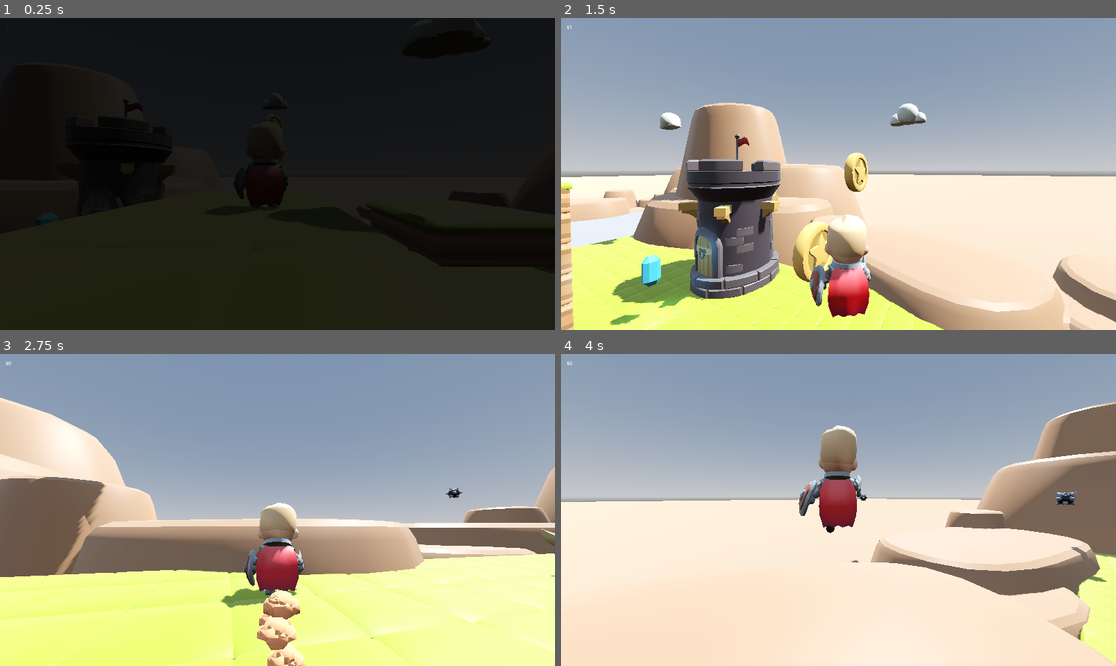
Above: before the commit, frames 1-4 (two rows, left to right).
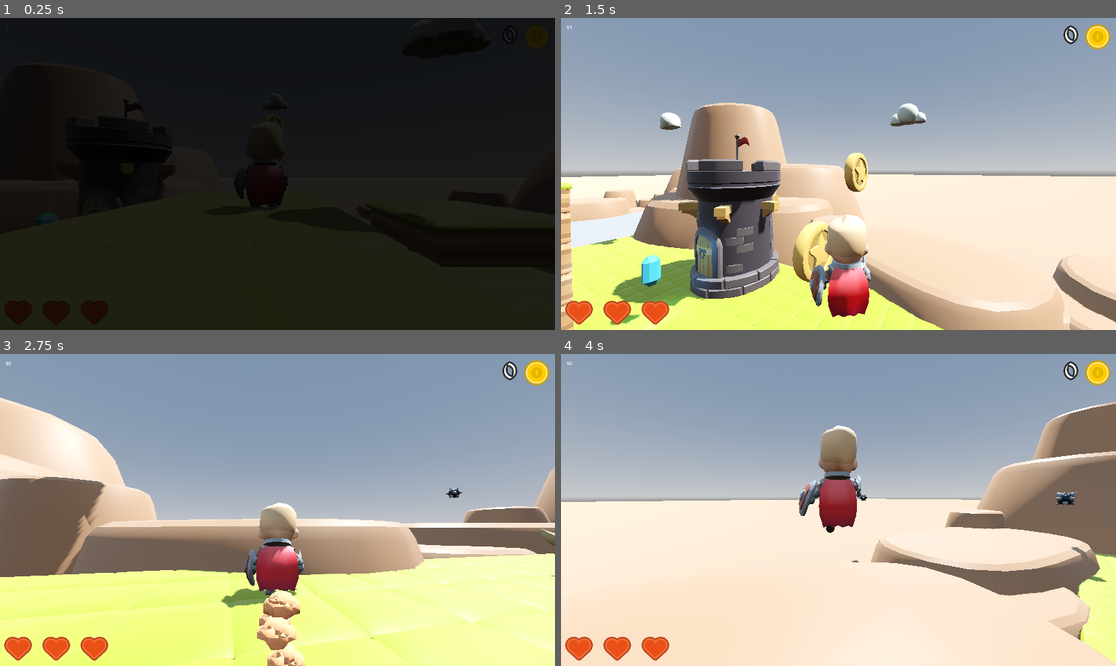
Above: after the commit, the same moments.

Repository: dsaltares/game-off-2023
Game: Godot game, scene res://scenes/main.tscn
The game is run twice, just before and just after one commit, with the same random seed, the same clock (stepped at 60 frames per second) and the same inputs.
Inputs (mouse positions are in pixels of both pictures, inside the frame that each line leads up to):
- Up to frame 1 (0.25 s): no input
- Up to frame 2 (1.5 s): tap Enter (ui_accept) at 0.5 s; move the mouse to (866, 174) at 0.52 s; hold W (forward) from 0.53 s (still down); click (866, 174) at 0.6 s; tap Space (jump) at 0.77 s; move the mouse to (810, 174) at 1.27 s; click (810, 174) at 1.35 s
- Up to frame 3 (2.75 s): keep holding W (forward); tap Space (jump) at 1.52 s; move the mouse to (288, 503) at 2.02 s; click (288, 503) at 2.1 s
- Up to frame 4 (4 s): keep holding W (forward); move the mouse to (832, 516) at 2.77 s; click (832, 516) at 2.85 s; tap Space (jump) at 3.02, 3.77 s; move the mouse to (877, 513) at 3.52 s; click (877, 513) at 3.6 s

The runs differ from the first frame. In frame 2, 1.2% of the frame differs, in the area x 0-99%, y 2-99%; in frame 3, 1.2%; in frame 4, 1.2%.

Commit message:
feat: hud

Diff:
--- a/game/scenes/hud.tscn
+++ b/game/scenes/hud.tscn
@@ -1,6 +1,15 @@
-[gd_scene load_steps=2 format=3 uid="uid://bvd02qinoye4j"]
+[gd_scene load_steps=5 format=3 uid="uid://bvd02qinoye4j"]
 
 [ext_resource type="Script" path="res://scripts/hud.gd" id="1_hek53"]
+[ext_resource type="FontFile" uid="uid://drpqwfm432rld" path="res://fonts/MedievalSharp-Regular.ttf" id="3_sxw83"]
+[ext_resource type="Texture2D" uid="uid://ww66jvxxkah1" path="res://textures/hudCoin.png" id="4_bni3m"]
+
+[sub_resource type="LabelSettings" id="LabelSettings_bni4q"]
+font = ExtResource("3_sxw83")
+font_size = 72
+outline_size = 24
+outline_color = Color(0.176471, 0.176471, 0.176471, 1)
+shadow_size = 0
 
 [node name="HUD" type="Control"]
 layout_mode = 3
@@ -13,7 +22,40 @@
 
 [node name="FPSLabel" type="Label" parent="."]
 unique_name_in_owner = true
+layout_mode = 0
 offset_left = 20.0
 offset_top = 20.0
 offset_right = 60.0
 offset_bottom = 43.0
+text = "145"
+
+[node name="HeartsContainer" type="HBoxContainer" parent="."]
+unique_name_in_owner = true
+layout_mode = 1
+anchors_preset = 2
+anchor_top = 1.0
+anchor_bottom = 1.0
+offset_top = -40.0
+offset_right = 40.0
+grow_vertical = 0
+
+[node name="CoinsContainer" type="HBoxContainer" parent="."]
+layout_mode = 1
+anchors_preset = 1
+anchor_left = 1.0
+anchor_right = 1.0
+offset_left = -40.0
+offset_bottom = 40.0
+grow_horizontal = 0
+
+[node name="CoinLabel" type="Label" parent="CoinsContainer"]
+unique_name_in_owner = true
+layout_mode = 2
+text = "0"
+label_settings = SubResource("LabelSettings_bni4q")
+horizontal_alignment = 2
+vertical_alignment = 1
+
+[node name="Coin" type="TextureRect" parent="CoinsContainer"]
+layout_mode = 2
+texture = ExtResource("4_bni3m")
--- a/game/scripts/event_bus.gd
+++ b/game/scripts/event_bus.gd
@@ -1,6 +1,7 @@
 extends Node
 class_name Events
 
+signal player_loaded(coins: int, health: int)
 signal player_coins_updated(coins: int)
 signal player_health_updated(health: int)
 signal player_died()
--- a/game/scripts/hud.gd
+++ b/game/scripts/hud.gd
@@ -1,17 +1,57 @@
+@tool
+class_name HUD
 extends Control
-class_name HUD
+
+const DEFAULT_MAX_HEALTH = 3
 
 @onready var fps_label: Label = %FPSLabel
+@onready var coin_label: Label = %CoinLabel
+@onready var hearts_container: HBoxContainer = %HeartsContainer
+
+var EmptyHeart := preload("res://textures/hudHeart_empty.png")
+var FullHeart := preload("res://textures/hudHeart_full.png")
+
+var coins := 0
+var health := 0
+var max_health := DEFAULT_MAX_HEALTH
 
 func _ready() -> void:
+	EventBus.connect("player_loaded", _on_player_loaded)
 	EventBus.connect("player_coins_updated", _on_player_coins_updated)
 	EventBus.connect("player_health_updated", _on_player_health_updated)
+	_update_hud()
 
 func _process(_delta: float) -> void:
 	fps_label.text = str(Engine.get_frames_per_second())
 
-func _on_player_coins_updated(coins: int) -> void:
-	print('coins: ', coins)
+func _on_player_loaded(new_coins: int, new_health: int) -> void:
+	coins = new_coins
+	health = new_health
+	max_health = new_health
+	_update_hud()
 
-func _on_player_health_updated(health: int) -> void:
-	print('health: ', health)
+func _on_player_coins_updated(new_coins: int) -> void:
+	coins = new_coins
+	_update_hud()
+
+func _on_player_health_updated(new_health: int) -> void:
+	health = new_health
+	_update_hud()
+
+func _update_hud() -> void:
+	coin_label.text = str(coins)
+
+	if hearts_container.get_child_count() != max_health:
+		for heart in hearts_container.get_children():
+			heart.queue_free()
+		for i in range(max_health):
+			var heart := TextureRect.new()
+			hearts_container.add_child(heart)
+
+	for i in range(health):
+		var heart = hearts_container.get_child(i) as TextureRect
+		heart.texture = FullHeart
+
+	for i in range(hearts_container.get_child_count() - health):
+		var heart = hearts_container.get_child(health + i) as TextureRect
+		heart.texture = EmptyHeart
--- a/game/scripts/player.gd
+++ b/game/scripts/player.gd
@@ -53,6 +53,7 @@
 
 func _ready() -> void:
 	Input.set_mouse_mode(Input.MOUSE_MODE_CAPTURED)
+	EventBus.emit_signal("player_loaded", coins, health)
 
 
 func _physics_process(delta: float) -> void:
Binary file added: game/fonts/MedievalSharp-Regular.ttf
Not shown, added: game/fonts/MedievalSharp-Regular.ttf.import
Binary file added: game/textures/hudCoin.png
Not shown, added: game/textures/hudCoin.png.import
Binary file added: game/textures/hudHeart_empty.png
Not shown, added: game/textures/hudHeart_empty.png.import
Binary file added: game/textures/hudHeart_full.png
Not shown, added: game/textures/hudHeart_full.png.import
Not shown, changed: README.md
